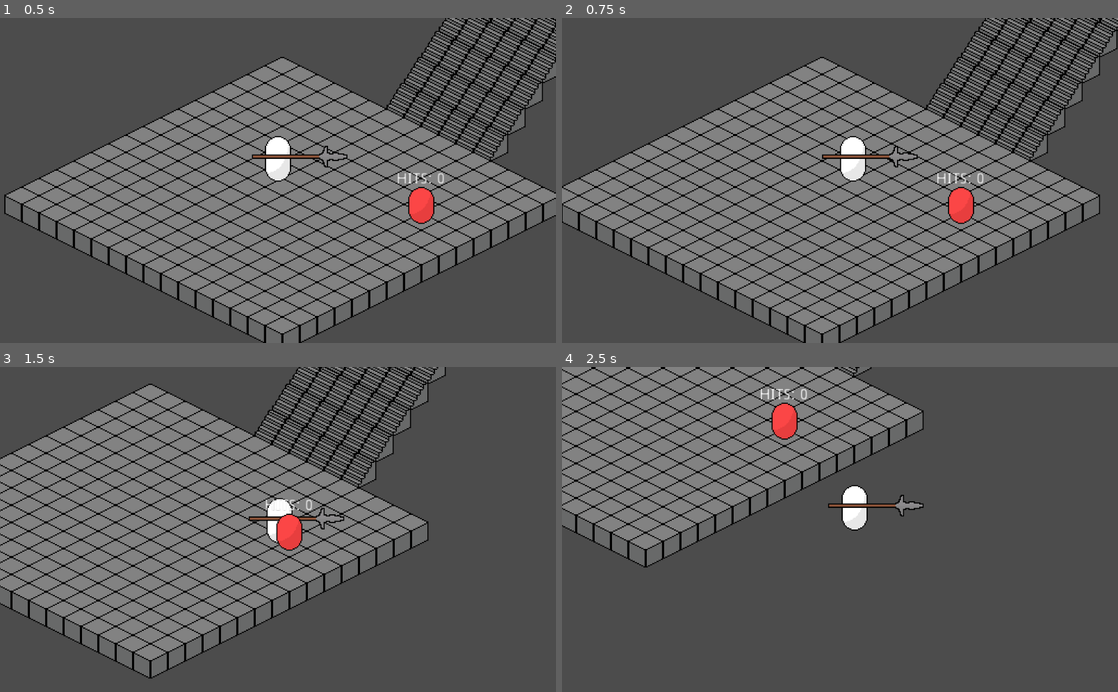
Above: before the commit, frames 1-4 (two rows, left to right).
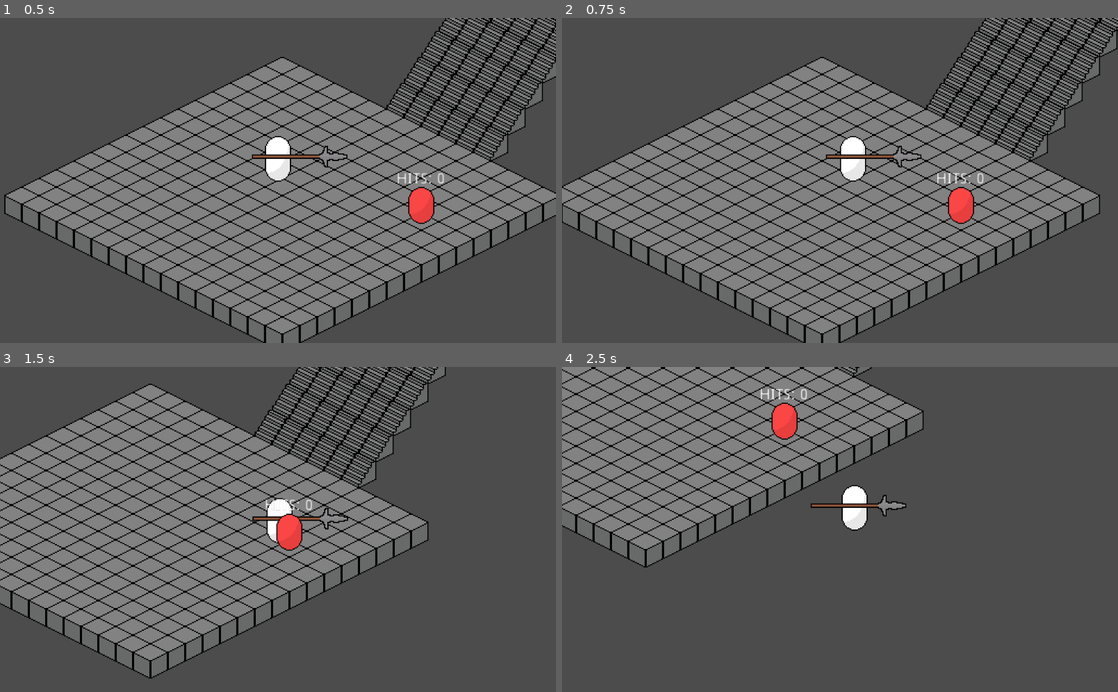
Above: after the commit, the same moments.

Repository: mickveldhuis/untitled
Game: Godot game, scene res://scenes/level_1/ThroneRoom.tscn
Same seed, same stepped clock (60 frames per second), same inputs: the game is played once before the commit and once after it.
Inputs (mouse positions are in pixels of both pictures, inside the frame that each line leads up to):
- Up to frame 1 (0.5 s): no input
- Up to frame 2 (0.75 s): tap Enter at 0.5 s; move the mouse to (962, 164) at 0.52 s; hold D (move_right) from 0.53 s (still down); click (962, 164) at 0.6 s
- Up to frame 3 (1.5 s): move the mouse to (166, 545) at 1.27 s; release D (move_right) at 1.28 s; hold S (move_down) from 1.28 s (still down); click (166, 545) at 1.35 s
- Up to frame 4 (2.5 s): move the mouse to (895, 458) at 2.02 s; release S (move_down) at 2.03 s; hold D (move_right) from 2.03 s (still down); right-click (895, 458) at 2.1 s; click (895, 458) at 2.3 s

Frame 1 is identical in both runs. In frame 2, 0.1% of the frame differs, in the area x 46-65%, y 39-47%; in frame 3, 0.1%; in frame 4, 0.3%, in the area x 44-65%, y 39-46%.

Commit message:
Update hit/hurt box logic

Diff:
--- a/entities/dummy/dummy.gd
+++ b/entities/dummy/dummy.gd
@@ -9,6 +9,13 @@
 
 
 func _ready() -> void:
+	update_counter_text()
+
+
+func take_damage(damage : int) -> void:
+	print("on_dummy_hit")
+	n_hits += 1
+
 	update_counter_text()
 
 
--- a/entities/dummy/dummy.tscn
+++ b/entities/dummy/dummy.tscn
@@ -1,16 +1,15 @@
-[gd_scene load_steps=8 format=2]
+[gd_scene load_steps=7 format=2]
 
 [ext_resource path="res://entities/dummy/dummy.gd" type="Script" id=1]
 [ext_resource path="res://entities/dummy/dummy.png" type="Texture" id=2]
-[ext_resource path="res://entities/common/HurtBox.tscn" type="PackedScene" id=3]
-[ext_resource path="res://entities/common/hurtbox.gd" type="Script" id=4]
+[ext_resource path="res://nodes/hurtbox.gd" type="Script" id=3]
 
 [sub_resource type="CapsuleShape2D" id=3]
 radius = 8.0
 height = 4.0
 
-[sub_resource type="CapsuleShape2D" id=4]
-radius = 11.0
+[sub_resource type="CapsuleShape2D" id=6]
+radius = 12.0
 height = 10.0
 
 [sub_resource type="Theme" id=5]
@@ -28,15 +27,14 @@
 rotation = -1.5708
 shape = SubResource( 3 )
 
-[node name="HurtBox" parent="." groups=["enemy"] instance=ExtResource( 3 )]
-position = Vector2( 0, -15 )
+[node name="HurtBox" type="Area2D" parent="."]
 collision_layer = 32
-collision_mask = 10
-script = ExtResource( 4 )
+collision_mask = 8
+script = ExtResource( 3 )
 
-[node name="CollisionShape2D" parent="HurtBox" index="0"]
-position = Vector2( 0, -1 )
-shape = SubResource( 4 )
+[node name="CollisionShape2D" type="CollisionShape2D" parent="HurtBox"]
+position = Vector2( 0, -16 )
+shape = SubResource( 6 )
 
 [node name="HitCounter" type="Label" parent="."]
 margin_left = -38.0
@@ -47,7 +45,3 @@
 text = "Hits: 100"
 align = 1
 uppercase = true
-
-[connection signal="hurtbox_hit" from="HurtBox" to="." method="_on_dummy_hit"]
-
-[editable path="HurtBox"]
--- a/entities/player/Player.tscn
+++ b/entities/player/Player.tscn
@@ -1,15 +1,17 @@
-[gd_scene load_steps=8 format=2]
+[gd_scene load_steps=9 format=2]
 
 [ext_resource path="res://entities/player/player.gd" type="Script" id=1]
 [ext_resource path="res://entities/player/player.png" type="Texture" id=2]
 [ext_resource path="res://entities/player/spear.png" type="Texture" id=3]
+[ext_resource path="res://nodes/hitbox.gd" type="Script" id=4]
 
 [sub_resource type="CapsuleShape2D" id=1]
 radius = 8.0
 height = 4.0
 
-[sub_resource type="RectangleShape2D" id=4]
-extents = Vector2( 11, 26.5 )
+[sub_resource type="CapsuleShape2D" id=4]
+radius = 12.0
+height = 10.0
 
 [sub_resource type="Animation" id=2]
 length = 0.001
@@ -26,7 +28,7 @@
 "values": [ Vector2( 20, 0 ) ]
 }
 tracks/1/type = "value"
-tracks/1/path = NodePath("Weapon/Hitbox/CollisionShape2D:disabled")
+tracks/1/path = NodePath("Weapon/WeaponSprite/HitBox/CollisionShape2D:disabled")
 tracks/1/interp = 1
 tracks/1/loop_wrap = true
 tracks/1/imported = false
@@ -35,12 +37,12 @@
 "times": PoolRealArray( 0 ),
 "transitions": PoolRealArray( 1 ),
 "update": 0,
-"values": [ false ]
+"values": [ true ]
 }
 
 [sub_resource type="Animation" id=3]
 resource_name = "spear"
-length = 0.4
+length = 0.2
 step = 0.02
 tracks/0/type = "value"
 tracks/0/path = NodePath("Weapon/WeaponSprite:position")
@@ -49,10 +51,22 @@
 tracks/0/imported = false
 tracks/0/enabled = true
 tracks/0/keys = {
-"times": PoolRealArray( 0, 0.2, 0.4 ),
+"times": PoolRealArray( 0, 0.12, 0.2 ),
 "transitions": PoolRealArray( 1, 1, 1 ),
 "update": 0,
 "values": [ Vector2( 0, 0 ), Vector2( 20, 0 ), Vector2( 0, 0 ) ]
+}
+tracks/1/type = "value"
+tracks/1/path = NodePath("Weapon/WeaponSprite/HitBox/CollisionShape2D:disabled")
+tracks/1/interp = 1
+tracks/1/loop_wrap = true
+tracks/1/imported = false
+tracks/1/enabled = true
+tracks/1/keys = {
+"times": PoolRealArray( 0, 0.14 ),
+"transitions": PoolRealArray( 1, 1 ),
+"update": 1,
+"values": [ false, true ]
 }
 
 [node name="Player" type="KinematicBody2D"]
@@ -83,17 +97,20 @@
 rotation = 1.57079
 texture = ExtResource( 3 )
 
-[node name="Hitbox" type="Area2D" parent="Weapon"]
+[node name="HitBox" type="Area2D" parent="Weapon/WeaponSprite"]
+rotation = -1.57079
 collision_layer = 8
 collision_mask = 32
+script = ExtResource( 4 )
 
-[node name="CollisionShape2D" type="CollisionShape2D" parent="Weapon/Hitbox"]
-position = Vector2( 38.5, 0 )
-rotation = -1.5708
+[node name="CollisionShape2D" type="CollisionShape2D" parent="Weapon/WeaponSprite/HitBox"]
+position = Vector2( 30, 0 )
+rotation = 1.5708
 shape = SubResource( 4 )
+disabled = true
 
 [node name="Timer" type="Timer" parent="."]
-wait_time = 0.5
+wait_time = 0.24
 
 [node name="AnimationPlayer" type="AnimationPlayer" parent="."]
 anims/RESET = SubResource( 2 )
--- a/entities/player/player.gd
+++ b/entities/player/player.gd
@@ -61,10 +61,11 @@
 			if not anim.is_playing():
 				anim.play("spear")
 				timer.start() # timeout attacking ability!
-			if anim.current_animation == "spear":
-				for area in hitbox.get_overlapping_areas():
-					if area.has_method("on_hit"):
-						area.on_hit(self, {})
+
+#			if anim.current_animation == "spear":
+#				for area in hitbox.get_overlapping_areas():
+#					if area.has_method("on_hit"):
+#						area.on_hit(self, {})
 
 #		if ray_cast.is_colliding() and timer.is_stopped():
 #			print("HIT DUMMY...!!!")
--- /dev/null
+++ b/nodes/hitbox.gd
@@ -0,0 +1,9 @@
+class_name HitBox
+extends Area2D
+
+export var damage : int = 1
+
+func _init() -> void:
+	pass
+#	collision_layer = 2
+#	collision_mask = 0
--- /dev/null
+++ b/nodes/hurtbox.gd
@@ -0,0 +1,21 @@
+class_name HurtBox
+extends Area2D
+
+
+func _init() -> void:
+	monitorable = false
+#	collision_layer = 0
+#	collision_mask = 2
+
+
+func _ready() -> void:
+	connect("area_entered", self, "_on_area_entered")
+
+
+func _on_area_entered(hitbox : HitBox) -> void:
+	if hitbox == null:
+		return
+
+
+	if owner.has_method("take_damage"):
+		owner.take_damage(hitbox.damage)
--- a/project.godot
+++ b/project.godot
@@ -7,6 +7,22 @@
 ;   param=value ; assign values to parameters
 
 config_version=4
+
+_global_script_classes=[ {
+"base": "Area2D",
+"class": "HitBox",
+"language": "GDScript",
+"path": "res://nodes/hitbox.gd"
+}, {
+"base": "Area2D",
+"class": "HurtBox",
+"language": "GDScript",
+"path": "res://nodes/hurtbox.gd"
+} ]
+_global_script_class_icons={
+"HitBox": "",
+"HurtBox": ""
+}
 
 [application]
 
